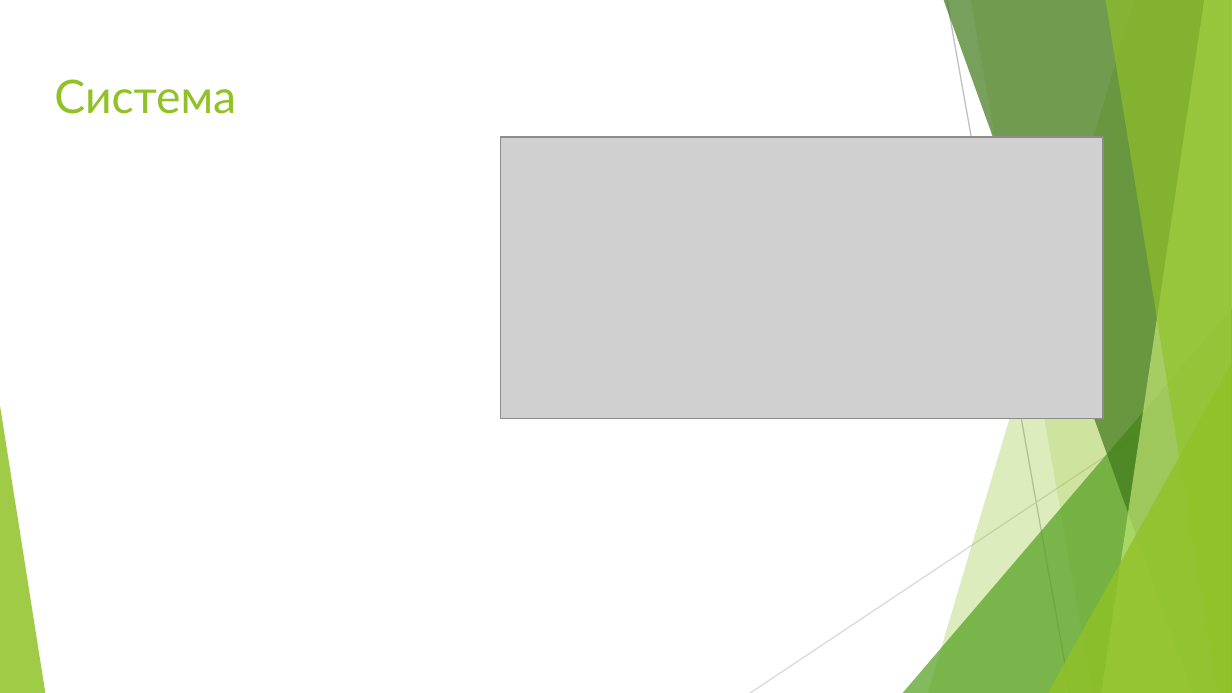
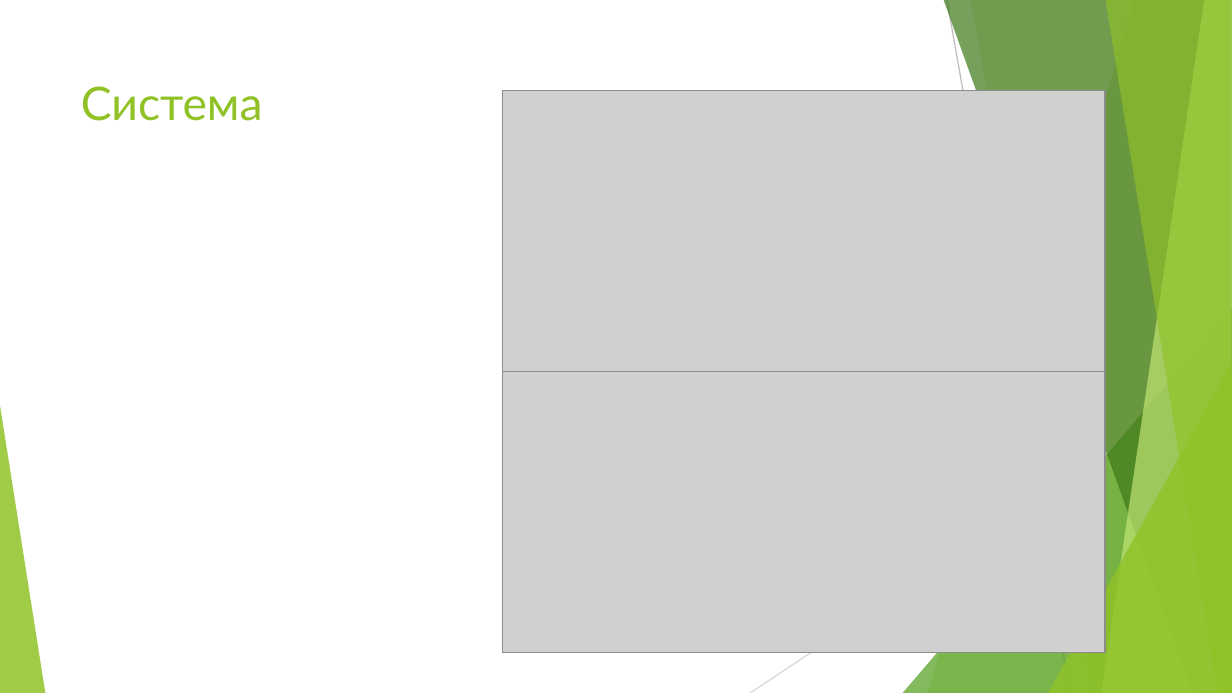
Before and after one commit to wily-fox/population, a slide deck: slide 2 of Модель х-ж.pptx. Drawn at 1232x693 pixels with LibreOffice and Linux fonts; fonts in the diff are those of the drawing; grey boxes stand for pictures. Boxes give left, top, right and bottom in pixels: in the first picture for what was removed or moved away, otherwise in the second. Text is boxed around its words. In the diff, an @@ line names an element or a change of style, - is before the commit and + after.

```diff
--- a/Модель х-ж.pptx
+++ b/Модель х-ж.pptx
@@ title "Система": place and size @@
-title "Система" at bbox=[54, 79, 236, 114]
+title "Система" at bbox=[81, 86, 263, 121]
@@ picture: place and size @@
-picture at bbox=[501, 137, 1104, 418]
+picture at bbox=[503, 91, 1105, 372]
@@ picture added at bbox=[503, 372, 1105, 653] @@
```
Also in this commit, not shown: 3 other slides changed, 2 slides added, 1 slide removed, 26 other files.
